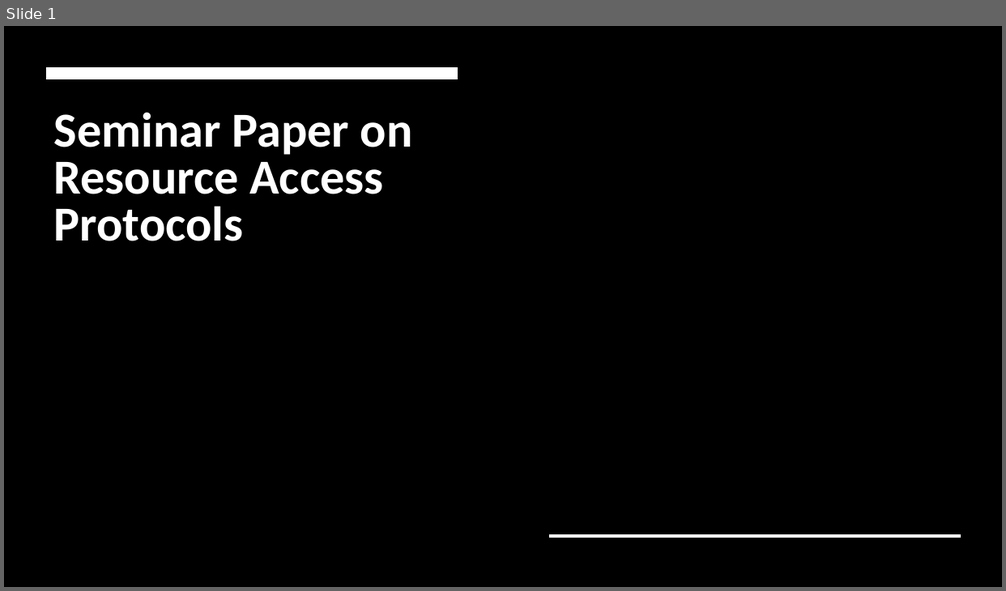
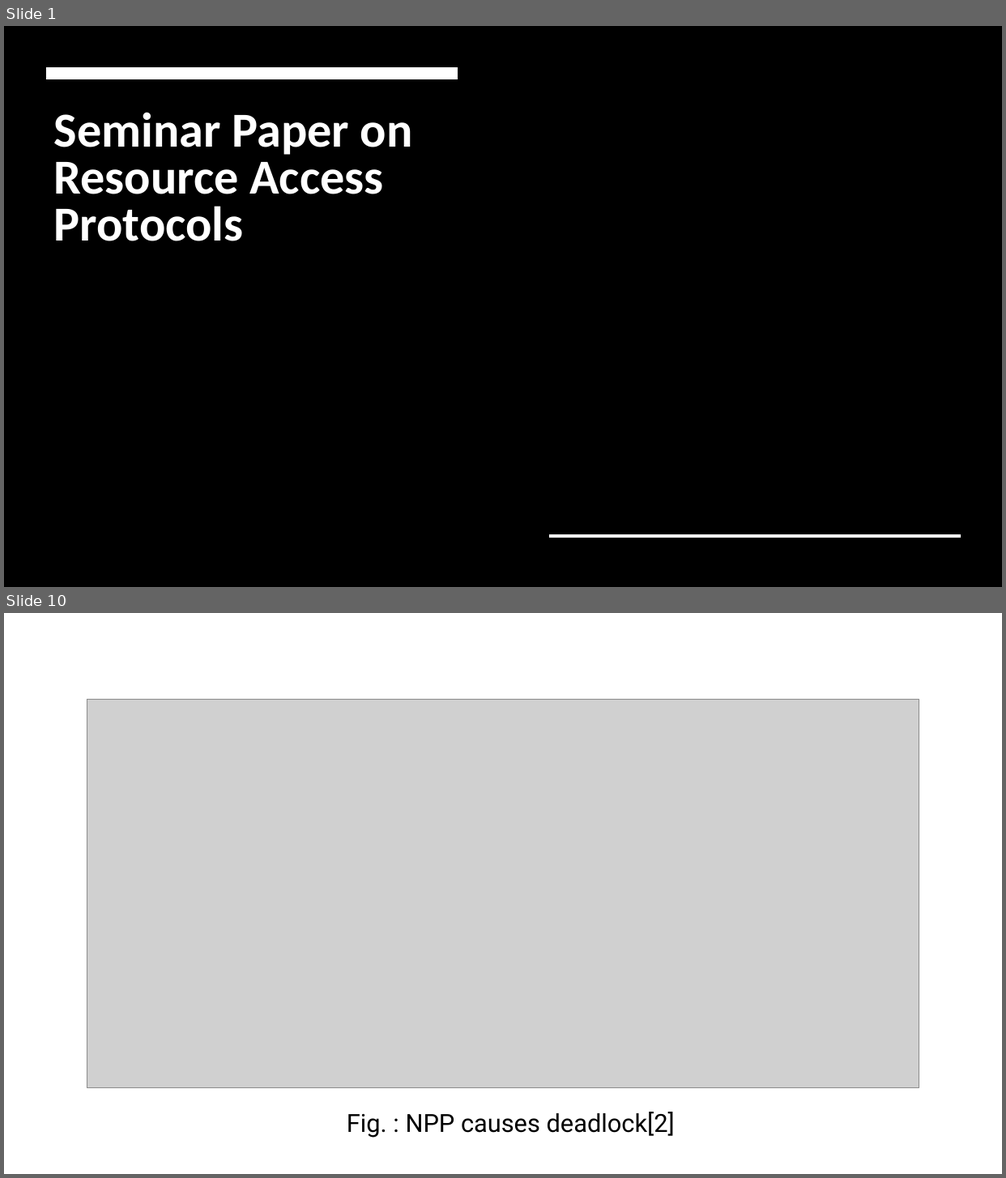
Before and after one commit to raihan4hshl/RTS_seminar, a slide deck: Seminar Paper on Resource Access Protocols.odp. Shown one above the other, each under a label of ours: slide 1 before the commit, slides 1 and 10 after it; the slides between them are not shown. The pictures are 1006x591 and 1006x1178 pixels, drawn with LibreOffice and Linux fonts; fonts in the diff are those of the drawing; grey boxes stand for pictures; background and template pictures are left out. Boxes give left, top, right and bottom in pixels: in the first picture for what was removed or moved away, otherwise in the second. Text is boxed around its words. In the diff, an @@ line names an element or a change of style, - is before the commit and + after.

```diff
--- a/Seminar Paper on Resource Access Protocols.odp
+++ b/Seminar Paper on Resource Access Protocols.odp
@@ slide 10 added at bbox=[4, 613, 1002, 1174], background #FFFFFF @@
@@ picture added at bbox=[87, 699, 918, 1088] @@
@@ text added at bbox=[347, 1112, 675, 1138], 24 pt, text #000000 @@
+Fig. : NPP causes deadlock[2]
```
Also in this commit, not shown: 5 slides changed, 12 other slides added.
